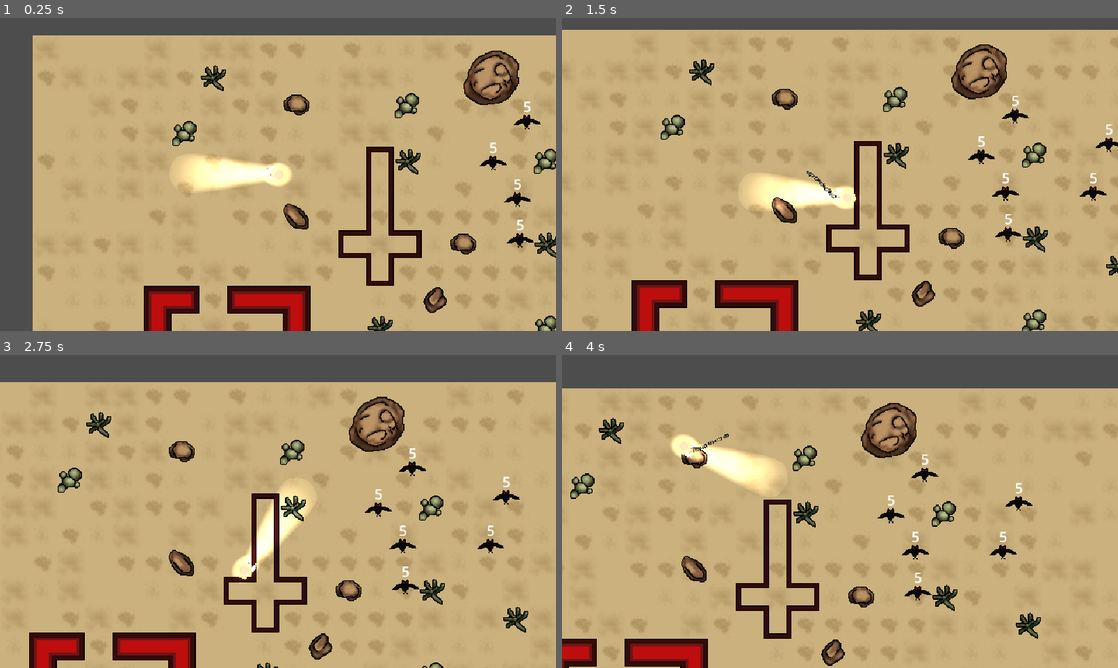
Above: before the commit, frames 1-4 (two rows, left to right).
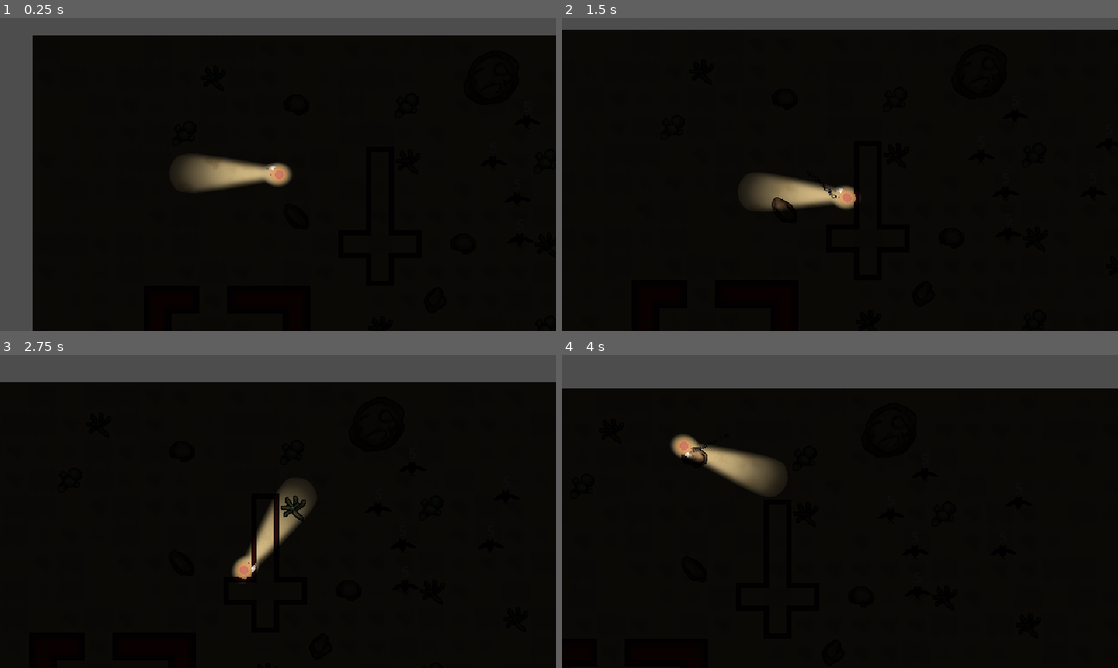
Above: after the commit, the same moments.

Repository: jakeupz/BloodArenaGameJam
Game: Godot game, scene res://Scenes/Main/main.tscn
The game is run twice, just before and just after one commit, with the same random seed, the same clock (stepped at 60 frames per second) and the same inputs.
Inputs (mouse positions are in pixels of both pictures, inside the frame that each line leads up to):
- Up to frame 1 (0.25 s): no input
- Up to frame 2 (1.5 s): move the mouse to (962, 158) at 0.52 s; hold D (move_right) 0.53-1.28 s; click (962, 158) at 0.6 s; move the mouse to (728, 190) at 1.27 s; hold S (move_down) from 1.28 s (still down); click (728, 190) at 1.35 s
- Up to frame 3 (2.75 s): move the mouse to (333, 442) at 2.02 s; release S (move_down) at 2.03 s; hold D (move_right) from 2.03 s (still down); click (333, 442) at 2.1 s
- Up to frame 4 (4 s): move the mouse to (812, 574) at 2.77 s; release D (move_right) at 2.78 s; hold W (move_up) 2.78-3.53 s; click (812, 574) at 2.85 s; move the mouse to (1006, 558) at 3.52 s; hold A (move_left) from 3.53 s (still down); click (1006, 558) at 3.6 s

The runs differ from the first frame. In frame 1, 87% of the frame differs, in the area x 5-100%, y 5-100%; in frame 2, 94%, in the area x 0-100%, y 3-100%; in frame 3, 89%; in frame 4, 87%.

Commit message:
Light Occlusion layer added

Diff:
--- a/Resources/Tilesets/Environment.tres
+++ b/Resources/Tilesets/Environment.tres
@@ -1,9 +1,54 @@
-[gd_resource type="TileSet" load_steps=6 format=3 uid="uid://mvdtjtwqlhlo"]
+[gd_resource type="TileSet" load_steps=21 format=3 uid="uid://mvdtjtwqlhlo"]
 
 [ext_resource type="Texture2D" uid="uid://v80wqko1atw4" path="res://Assets/Environment/Walls.png" id="1_4yoqy"]
 [ext_resource type="Texture2D" uid="uid://bjo61cvhkpfkd" path="res://Assets/Environment/Sand Environment.png" id="2_ml0gb"]
 
 [sub_resource type="PhysicsMaterial" id="PhysicsMaterial_wkbhd"]
+
+[sub_resource type="OccluderPolygon2D" id="OccluderPolygon2D_wwtrf"]
+polygon = PackedVector2Array(-3.2, -16, 3.2, -16, 3.2, 16, -3.2, 16)
+
+[sub_resource type="OccluderPolygon2D" id="OccluderPolygon2D_vksop"]
+polygon = PackedVector2Array(3.2, 16, -3.2, 16, -3.2, 0, 3.2, 0)
+
+[sub_resource type="OccluderPolygon2D" id="OccluderPolygon2D_efyra"]
+polygon = PackedVector2Array(3.2, 16, -3.2, 16, -3.2, -3.2, 16, -3.2, 16, 3.2, 3.2, 3.2)
+
+[sub_resource type="OccluderPolygon2D" id="OccluderPolygon2D_ff7ic"]
+polygon = PackedVector2Array(-16, 3.2, -16, -3.2, -3.625, -3.2, -3.2, -16, 3.2, -16, 3.2, -3.2, 16, -3.2, 16, 3.2)
+
+[sub_resource type="OccluderPolygon2D" id="OccluderPolygon2D_75ga3"]
+polygon = PackedVector2Array(16, -3.2, 16, 3.2, -16, 3.2, -16, -3.2)
+
+[sub_resource type="OccluderPolygon2D" id="OccluderPolygon2D_tqbwf"]
+polygon = PackedVector2Array(-3.2, -16, 3.2, -16, 3.2, 0, -3.2, 0)
+
+[sub_resource type="OccluderPolygon2D" id="OccluderPolygon2D_josyt"]
+polygon = PackedVector2Array(-16, 3.2, -16, -3.2, 3.2, -3.2, 3.2, 16, -3.2, 16, -3.2, 3.2)
+
+[sub_resource type="OccluderPolygon2D" id="OccluderPolygon2D_366pm"]
+polygon = PackedVector2Array(16, -3.2, 16, 3.2, 3.625, 3.2, 3.2, 16, -3.2, 16, -3.2, 3.2, -16, 3.2, -16, -3.2)
+
+[sub_resource type="OccluderPolygon2D" id="OccluderPolygon2D_l8v28"]
+polygon = PackedVector2Array(-16, 3.2, -16, -3.2, -3.625, -3.2, -3.2, -16, 3.2, -16, 3.2, -3.2, 16, -3.2, 16, 3.2, 3.2, 3.5, 3.2, 16, -3.2, 16, -3.2, 3.2)
+
+[sub_resource type="OccluderPolygon2D" id="OccluderPolygon2D_xrcn1"]
+polygon = PackedVector2Array(-16, 3.2, -16, -3.2, 0, -3.2, 0, 3.2)
+
+[sub_resource type="OccluderPolygon2D" id="OccluderPolygon2D_xy8bj"]
+polygon = PackedVector2Array(16, -3.2, 16, 3.2, -3.2, 3.2, -3.2, -16, 3.2, -16, 3.2, -3.2)
+
+[sub_resource type="OccluderPolygon2D" id="OccluderPolygon2D_w88x3"]
+polygon = PackedVector2Array(3.2, 16, -3.2, 16, -3.2, 3.625, -16, 3.2, -16, -3.2, -3.2, -3.2, -3.2, -16, 3.2, -16)
+
+[sub_resource type="OccluderPolygon2D" id="OccluderPolygon2D_dbijx"]
+polygon = PackedVector2Array(16, -3.2, 16, 3.2, 0, 3.2, 0, -3.2)
+
+[sub_resource type="OccluderPolygon2D" id="OccluderPolygon2D_ligfm"]
+polygon = PackedVector2Array(-3.2, -16, 3.2, -16, 3.2, 3.2, -16, 3.2, -16, -3.2, -3.2, -3.2)
+
+[sub_resource type="OccluderPolygon2D" id="OccluderPolygon2D_6jqpi"]
+polygon = PackedVector2Array(-3.2, -16, 3.2, -16, 3.2, -3.625, 16, -3.2, 16, 3.2, 3.2, 3.2, 3.2, 16, -3.2, 16)
 
 [sub_resource type="TileSetAtlasSource" id="TileSetAtlasSource_y8wv7"]
 texture = ExtResource("1_4yoqy")
@@ -266,6 +311,7 @@
 3:4/0/physics_layer_0/polygon_0/points = PackedVector2Array(-16, -16, -16, 16, 16, 16, 16, -16)
 5:4/0 = 0
 5:4/0/terrain_set = 1
+5:4/0/occlusion_layer_0/polygon = SubResource("OccluderPolygon2D_wwtrf")
 5:4/0/physics_layer_0/linear_velocity = Vector2(0, 0)
 5:4/0/physics_layer_0/angular_velocity = 0.0
 5:4/0/physics_layer_0/polygon_0/points = PackedVector2Array(3.2, 16, 3.2, -16, -3.2, -16, -3.2, 16)
@@ -273,6 +319,7 @@
 5:4/0/terrains_peering_bit/top_side = 2
 6:4/0 = 0
 6:4/0/terrain_set = 1
+6:4/0/occlusion_layer_0/polygon = SubResource("OccluderPolygon2D_75ga3")
 6:4/0/physics_layer_0/linear_velocity = Vector2(0, 0)
 6:4/0/physics_layer_0/angular_velocity = 0.0
 6:4/0/physics_layer_0/polygon_0/points = PackedVector2Array(16, -3.2, -16, -3.2, -16, 3.2, 16, 3.2)
@@ -280,6 +327,7 @@
 6:4/0/terrains_peering_bit/left_side = 2
 7:4/0 = 0
 7:4/0/terrain_set = 1
+7:4/0/occlusion_layer_0/polygon = SubResource("OccluderPolygon2D_l8v28")
 7:4/0/physics_layer_0/linear_velocity = Vector2(0, 0)
 7:4/0/physics_layer_0/angular_velocity = 0.0
 7:4/0/physics_layer_0/polygon_0/points = PackedVector2Array(16, -3.2, 3.2, -3.2, 3.2, -16, -3.2, -16, -3.2, -3.2, -16, -3.2, -16, 3.2, -3.2, 3.2, -3.2, 16, 3.2, 16, 3.2, 3.2, 16, 3.2)
@@ -289,12 +337,14 @@
 7:4/0/terrains_peering_bit/top_side = 2
 8:5/0 = 0
 8:5/0/terrain_set = 1
+8:5/0/occlusion_layer_0/polygon = SubResource("OccluderPolygon2D_dbijx")
 8:5/0/physics_layer_0/linear_velocity = Vector2(0, 0)
 8:5/0/physics_layer_0/angular_velocity = 0.0
 8:5/0/physics_layer_0/polygon_0/points = PackedVector2Array(0, 3.2, 16, 3.2, 16, -3.2, 0, -3.2)
 8:5/0/terrains_peering_bit/right_side = 2
 8:6/0 = 0
 8:6/0/terrain_set = 1
+8:6/0/occlusion_layer_0/polygon = SubResource("OccluderPolygon2D_ligfm")
 8:6/0/physics_layer_0/linear_velocity = Vector2(0, 0)
 8:6/0/physics_layer_0/angular_velocity = 0.0
 8:6/0/physics_layer_0/polygon_0/points = PackedVector2Array(3.2, -16, -3.2, -16, -3.2, -3.2, -16, -3.2, -16, 3.2, 3.2, 3.2)
@@ -302,6 +352,7 @@
 8:6/0/terrains_peering_bit/top_side = 2
 8:7/0 = 0
 8:7/0/terrain_set = 1
+8:7/0/occlusion_layer_0/polygon = SubResource("OccluderPolygon2D_6jqpi")
 8:7/0/physics_layer_0/linear_velocity = Vector2(0, 0)
 8:7/0/physics_layer_0/angular_velocity = 0.0
 8:7/0/physics_layer_0/polygon_0/points = PackedVector2Array(-3.2, 16, 3.2, 16, 3.2, 3.2, 16, 3.2, 16, -3.2, 2.91357, -3.2, 3.2, -16, -3.2, -16)
@@ -310,6 +361,7 @@
 8:7/0/terrains_peering_bit/top_side = 2
 7:7/0 = 0
 7:7/0/terrain_set = 1
+7:7/0/occlusion_layer_0/polygon = SubResource("OccluderPolygon2D_w88x3")
 7:7/0/physics_layer_0/linear_velocity = Vector2(0, 0)
 7:7/0/physics_layer_0/angular_velocity = 0.0
 7:7/0/physics_layer_0/polygon_0/points = PackedVector2Array(3.2, -16, -3.2, -16, -3.2, -3.2, -16, -3.2, -16, 3.2, -2.91357, 3.2, -3.2, 16, 3.2, 16)
@@ -318,6 +370,7 @@
 7:7/0/terrains_peering_bit/top_side = 2
 6:7/0 = 0
 6:7/0/terrain_set = 1
+6:7/0/occlusion_layer_0/polygon = SubResource("OccluderPolygon2D_366pm")
 6:7/0/physics_layer_0/linear_velocity = Vector2(0, 0)
 6:7/0/physics_layer_0/angular_velocity = 0.0
 6:7/0/physics_layer_0/polygon_0/points = PackedVector2Array(-16, -3.2, -16, 3.2, -3.2, 3.2, -3.2, 16, 3.2, 16, 3.2, 2.91357, 16, 3.2, 16, -3.2)
@@ -326,6 +379,7 @@
 6:7/0/terrains_peering_bit/left_side = 2
 5:7/0 = 0
 5:7/0/terrain_set = 1
+5:7/0/occlusion_layer_0/polygon = SubResource("OccluderPolygon2D_ff7ic")
 5:7/0/physics_layer_0/linear_velocity = Vector2(0, 0)
 5:7/0/physics_layer_0/angular_velocity = 0.0
 5:7/0/physics_layer_0/polygon_0/points = PackedVector2Array(16, 3.2, 16, -3.2, 3.2, -3.2, 3.2, -16, -3.2, -16, -3.2, -2.91357, -16, -3.2, -16, 3.2)
@@ -334,6 +388,7 @@
 5:7/0/terrains_peering_bit/top_side = 2
 5:6/0 = 0
 5:6/0/terrain_set = 1
+5:6/0/occlusion_layer_0/polygon = SubResource("OccluderPolygon2D_efyra")
 5:6/0/physics_layer_0/linear_velocity = Vector2(0, 0)
 5:6/0/physics_layer_0/angular_velocity = 0.0
 5:6/0/physics_layer_0/polygon_0/points = PackedVector2Array(-3.2, 16, 3.2, 16, 3.2, 3.2, 16, 3.2, 16, -3.2, -3.2, -3.2)
@@ -341,24 +396,28 @@
 5:6/0/terrains_peering_bit/bottom_side = 2
 5:5/0 = 0
 5:5/0/terrain_set = 1
+5:5/0/occlusion_layer_0/polygon = SubResource("OccluderPolygon2D_vksop")
 5:5/0/physics_layer_0/linear_velocity = Vector2(0, 0)
 5:5/0/physics_layer_0/angular_velocity = 0.0
 5:5/0/physics_layer_0/polygon_0/points = PackedVector2Array(-3.2, 0, -3.2, 16, 3.2, 16, 3.2, 0)
 5:5/0/terrains_peering_bit/bottom_side = 2
 6:5/0 = 0
 6:5/0/terrain_set = 1
+6:5/0/occlusion_layer_0/polygon = SubResource("OccluderPolygon2D_tqbwf")
 6:5/0/physics_layer_0/linear_velocity = Vector2(0, 0)
 6:5/0/physics_layer_0/angular_velocity = 0.0
 6:5/0/physics_layer_0/polygon_0/points = PackedVector2Array(3.2, 0, 3.2, -16, -3.2, -16, -3.2, 0)
 6:5/0/terrains_peering_bit/top_side = 2
 7:5/0 = 0
 7:5/0/terrain_set = 1
+7:5/0/occlusion_layer_0/polygon = SubResource("OccluderPolygon2D_xrcn1")
 7:5/0/physics_layer_0/linear_velocity = Vector2(0, 0)
 7:5/0/physics_layer_0/angular_velocity = 0.0
 7:5/0/physics_layer_0/polygon_0/points = PackedVector2Array(0, -3.2, -16, -3.2, -16, 3.2, 0, 3.2)
 7:5/0/terrains_peering_bit/left_side = 2
 7:6/0 = 0
 7:6/0/terrain_set = 1
+7:6/0/occlusion_layer_0/polygon = SubResource("OccluderPolygon2D_xy8bj")
 7:6/0/physics_layer_0/linear_velocity = Vector2(0, 0)
 7:6/0/physics_layer_0/angular_velocity = 0.0
 7:6/0/physics_layer_0/polygon_0/points = PackedVector2Array(16, 3.2, 16, -3.2, 3.2, -3.2, 3.2, -16, -3.2, -16, -3.2, 3.2)
@@ -366,6 +425,7 @@
 7:6/0/terrains_peering_bit/top_side = 2
 6:6/0 = 0
 6:6/0/terrain_set = 1
+6:6/0/occlusion_layer_0/polygon = SubResource("OccluderPolygon2D_josyt")
 6:6/0/physics_layer_0/linear_velocity = Vector2(0, 0)
 6:6/0/physics_layer_0/angular_velocity = 0.0
 6:6/0/physics_layer_0/polygon_0/points = PackedVector2Array(-16, -3.2, -16, 3.2, -3.2, 3.2, -3.2, 16, 3.2, 16, 3.2, -3.2)
@@ -472,6 +532,8 @@
 
 [resource]
 tile_size = Vector2i(32, 32)
+occlusion_layer_0/light_mask = 1
+occlusion_layer_0/sdf_collision = true
 physics_layer_0/collision_layer = 1
 physics_layer_0/physics_material = SubResource("PhysicsMaterial_wkbhd")
 terrain_set_0/mode = 2
--- a/Scenes/Main/main.tscn
+++ b/Scenes/Main/main.tscn
@@ -34,7 +34,6 @@
 position = Vector2(283, 160)
 
 [node name="CanvasModulate" type="CanvasModulate" parent="."]
-visible = false
 color = Color(0.05, 0.05, 0.05, 1)
 
 [node name="Bat" parent="." instance=ExtResource("4_jotpb")]
--- a/Scenes/Player/player.tscn
+++ b/Scenes/Player/player.tscn
@@ -21,4 +21,5 @@
 [node name="PointLight2D" type="PointLight2D" parent="."]
 position = Vector2(51, 0)
 scale = Vector2(0.5, 0.5)
+shadow_enabled = true
 texture = ExtResource("3_ajb3v")
Not shown, changed: README.md
